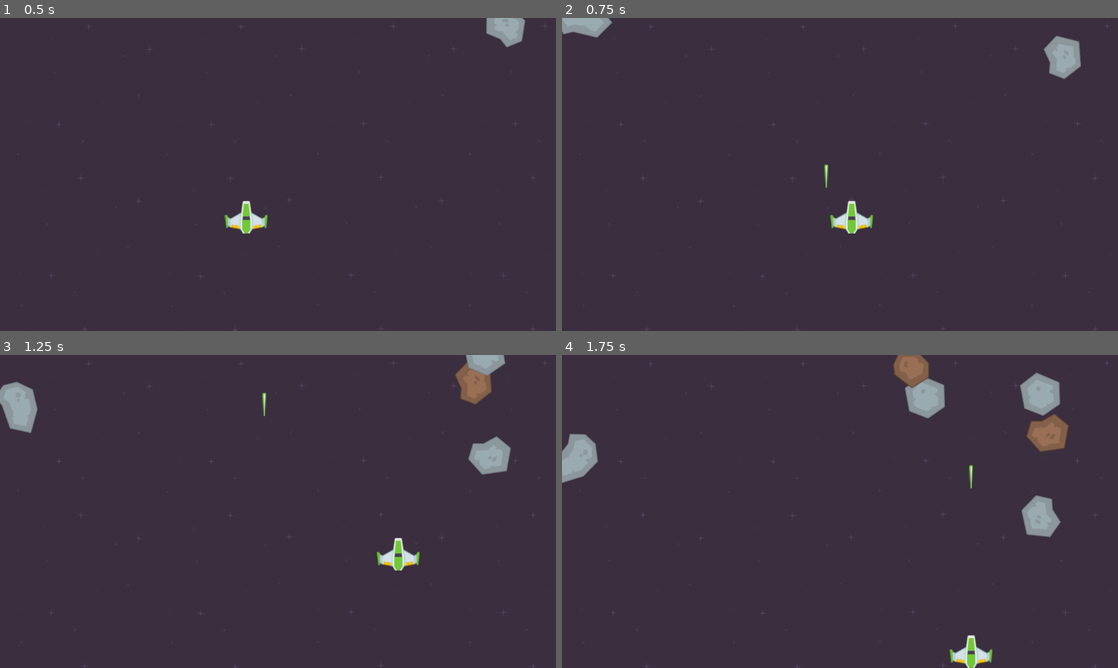
Above: before the commit, frames 1-4 (two rows, left to right).
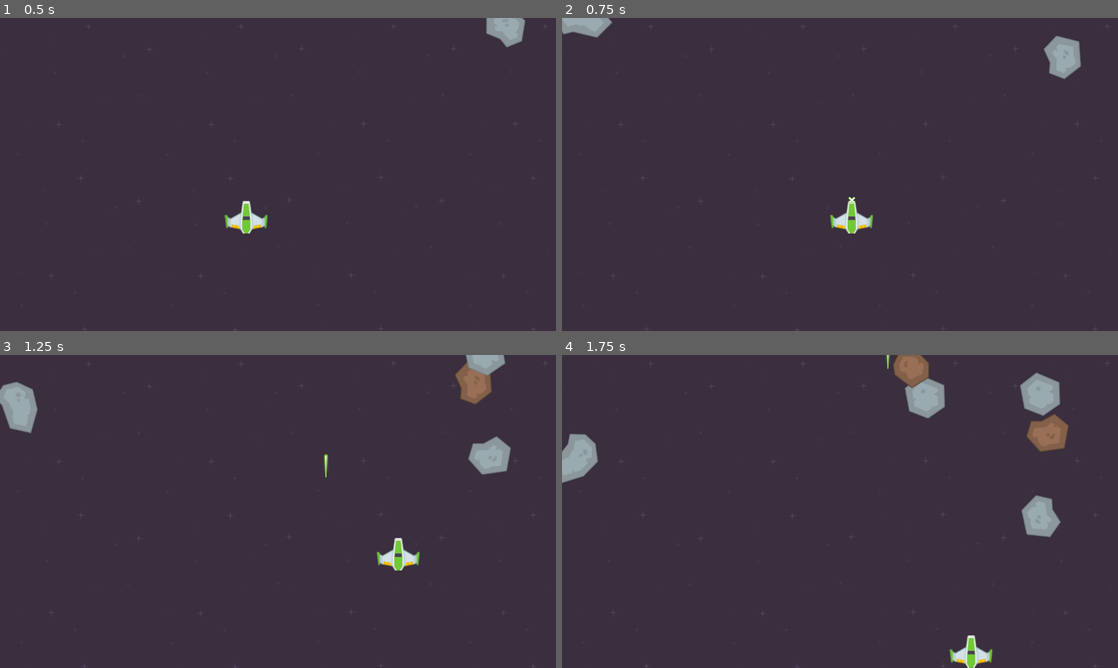
Above: after the commit, the same moments.

Repository: DemianFlury/SpaceShooter
Game: Godot game, scene res://Scenes/level.tscn
The game is run twice, just before and just after one commit, with the same random seed, the same clock (stepped at 60 frames per second) and the same inputs.
Inputs:
- Up to frame 1 (0.5 s): no input
- Up to frame 2 (0.75 s): hold Right (right) from 0.53 s (still down); tap Space (shoot) at 0.6 s
- Up to frame 3 (1.25 s): keep holding Right (right)
- Up to frame 4 (1.75 s): release Right (right) at 1.28 s; hold Down (back) from 1.28 s (still down); tap Space (shoot) at 1.35 s

Frame 1 is identical in both runs. In frame 2, less than 0.1% of the frame differs, in the area x 47-53%, y 46-60%; in frame 3, less than 0.1%, in the area x 47-59%, y 12-40%; in frame 4, less than 0.1%.

Commit message:
add charge up animation when shooting

Diff:
--- a/Scenes/laser.gd
+++ b/Scenes/laser.gd
@@ -2,5 +2,9 @@
 
 @export var bullet_speed = 500
 
+func _ready():
+	var tween = create_tween()
+	tween.tween_property($LaserSprite, 'scale', Vector2(1,1), 0.1).from(Vector2(0.3,0.3))
+
 func _process(delta):
 	position.y -= bullet_speed * delta
--- a/Scenes/player.gd
+++ b/Scenes/player.gd
@@ -3,23 +3,36 @@
 var speed := 500
 signal shoot_laser(pos)
 var gun_ready := true
+var shot_fired := false
 
 # Called when the node enters the scene tree for the first time.
 func _ready():
-	pass # Replace with function body.
+	$LaserGunAnimation.visible = false
+	$LaserGunAnimation.frame = 0
 
 
 # Called every frame. 'delta' is the elapsed time since the previous frame.
 func _process(_delta):
+	# movement
 	var direction = Input.get_vector("left", "right", "forward", "back")
 	velocity = direction * speed
 	move_and_slide()
 
 	if Input.is_action_just_pressed("shoot") and gun_ready:
-		shoot_laser.emit($LaserGun.global_position)
-		gun_ready = false
-		$LaserGunTimer.start()
+		# laser gun was fired, start animation
+		shot_fired = true
+		$LaserGunAnimation.visible = true
+		$LaserGunAnimation.play()
 
 
 func _on_laser_gun_timer_timeout():
 	gun_ready = true
+
+
+func _on_laser_gun_animation_animation_finished():
+	# firing aniomation is done, spawn the laser
+	$LaserGunAnimation.visible = false
+	shoot_laser.emit($LaserGun.global_position)
+	gun_ready = false
+	shot_fired = false
+	$LaserGunTimer.start()
--- a/Scenes/player.tscn
+++ b/Scenes/player.tscn
@@ -1,7 +1,31 @@
-[gd_scene load_steps=3 format=3 uid="uid://crwtuiorbsreg"]
+[gd_scene load_steps=8 format=3 uid="uid://crwtuiorbsreg"]
 
 [ext_resource type="Texture2D" uid="uid://d2fu7mu37n86n" path="res://Sprites/Ships/playerShip1_green.png" id="1_d6ye6"]
 [ext_resource type="Script" path="res://Scenes/player.gd" id="1_l7w53"]
+[ext_resource type="Texture2D" uid="uid://637de50382y2" path="res://Sprites/Lasers/laserGreen14.png" id="3_v5ha7"]
+[ext_resource type="Texture2D" uid="uid://cqs0aqtxjlht3" path="res://Sprites/Lasers/laserGreen01.png" id="4_n0lrt"]
+[ext_resource type="Texture2D" uid="uid://drvpktwwkmyfr" path="res://Sprites/Lasers/laserGreen16.png" id="4_r4rji"]
+[ext_resource type="Texture2D" uid="uid://dscpi4slad7mj" path="res://Sprites/Lasers/laserGreen15.png" id="5_6hhkk"]
+
+[sub_resource type="SpriteFrames" id="SpriteFrames_qysq0"]
+animations = [{
+"frames": [{
+"duration": 1.0,
+"texture": ExtResource("5_6hhkk")
+}, {
+"duration": 1.0,
+"texture": ExtResource("4_n0lrt")
+}, {
+"duration": 1.0,
+"texture": ExtResource("4_r4rji")
+}, {
+"duration": 1.0,
+"texture": ExtResource("3_v5ha7")
+}],
+"loop": false,
+"name": &"default",
+"speed": 15.0
+}]
 
 [node name="Player" type="CharacterBody2D"]
 collision_mask = 6
@@ -16,8 +40,16 @@
 [node name="LaserGun" type="Marker2D" parent="."]
 position = Vector2(0, -37)
 
+[node name="LaserGunAnimation" type="AnimatedSprite2D" parent="."]
+position = Vector2(0, -40)
+scale = Vector2(0.431667, 0.402174)
+sprite_frames = SubResource("SpriteFrames_qysq0")
+frame = 2
+frame_progress = 1.0
+
 [node name="LaserGunTimer" type="Timer" parent="."]
 wait_time = 0.5
 one_shot = true
 
+[connection signal="animation_finished" from="LaserGunAnimation" to="." method="_on_laser_gun_animation_animation_finished"]
 [connection signal="timeout" from="LaserGunTimer" to="." method="_on_laser_gun_timer_timeout"]
--- /dev/null
+++ b/Scenes/settings_page.tscn
@@ -0,0 +1,18 @@
+[gd_scene format=3 uid="uid://c7fpgex1s6mcl"]
+
+[node name="SettingsPage" type="Control"]
+layout_mode = 3
+anchors_preset = 15
+anchor_right = 1.0
+anchor_bottom = 1.0
+grow_horizontal = 2
+grow_vertical = 2
+
+[node name="ColorRect" type="ColorRect" parent="."]
+layout_mode = 1
+anchors_preset = 15
+anchor_right = 1.0
+anchor_bottom = 1.0
+grow_horizontal = 2
+grow_vertical = 2
+color = Color(0.227451, 0.180392, 0.247059, 1)
